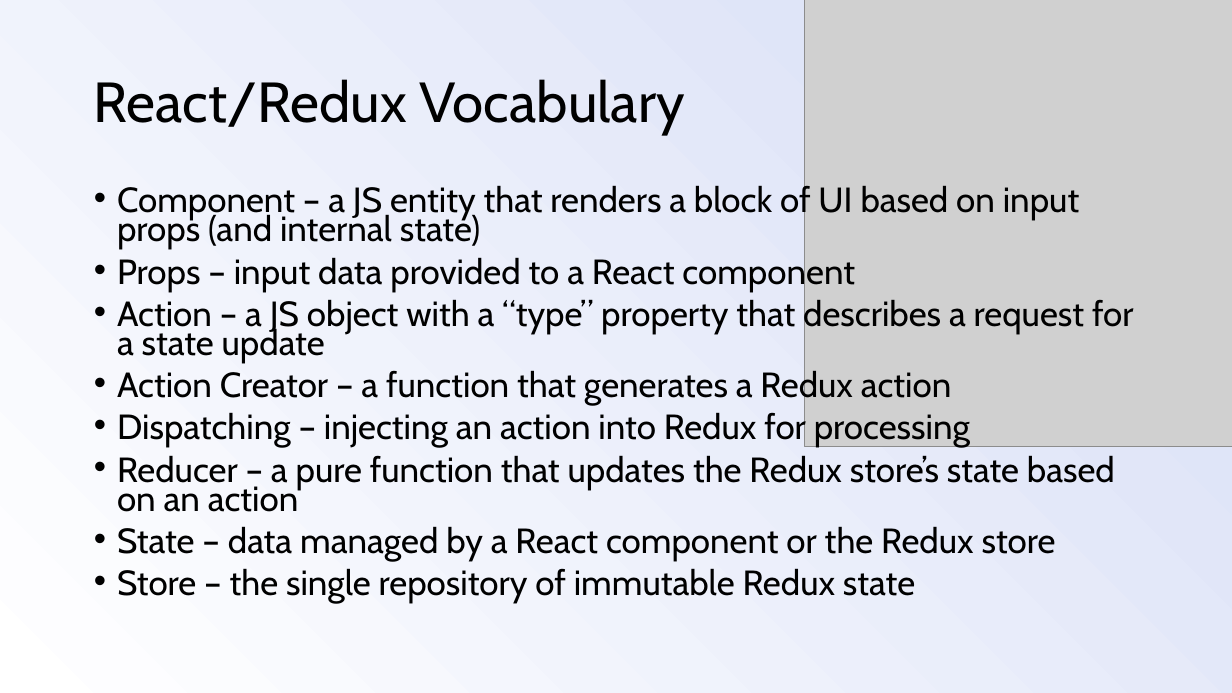
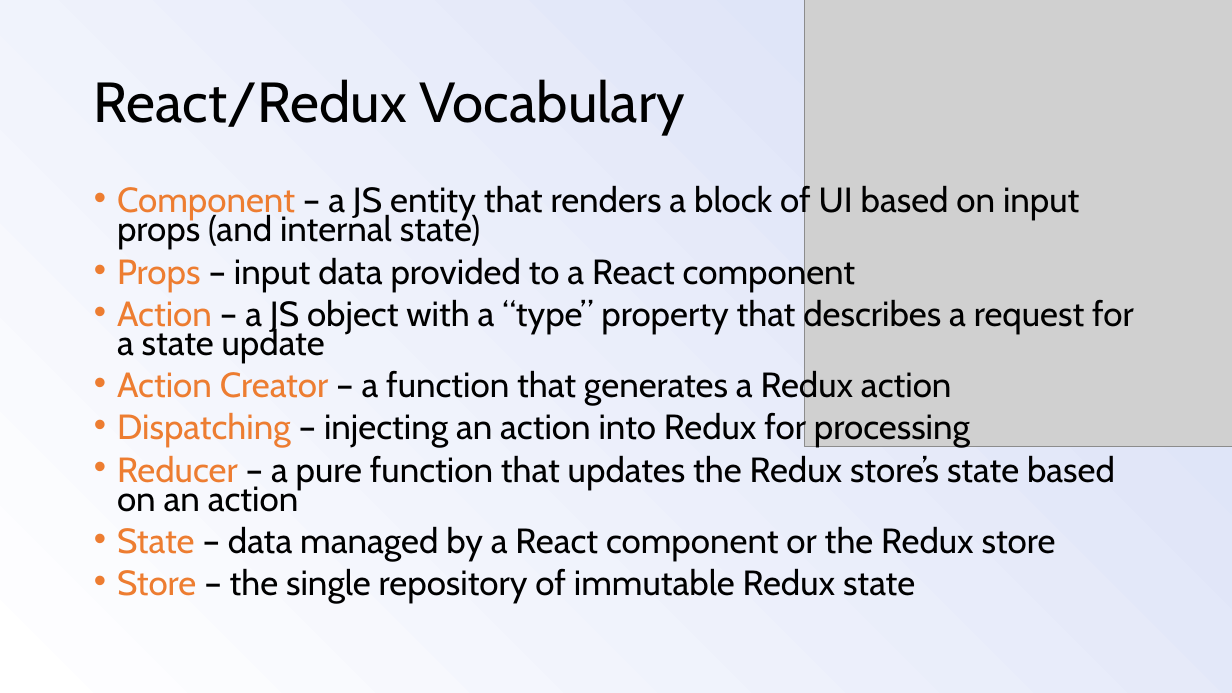
Before and after one commit to mlwigdahl/react-redux-presentation, a slide deck: slide 13 of react-redux-presentation.pptx (slide 14 before the commit). Drawn at 1232x693 pixels with LibreOffice and Linux fonts; fonts in the diff are those of the drawing; grey boxes stand for pictures. Boxes give left, top, right and bottom in pixels: in the first picture for what was removed or moved away, otherwise in the second. Text is boxed around its words. In the diff, an @@ line names an element or a change of style, - is before the commit and + after.

Commit message:
formatting of demos and minor presentation changes

```diff
--- a/react-redux-presentation.pptx
+++ b/react-redux-presentation.pptx
@@ text "Component – a JS entity ..." at (117,183,1134,603): text colour #000000 to #ED7D31 in "Component", "Props", "Action", "Action Creator" and 4 more places @@
```
Also in this commit, not shown: 3 other slides changed, 1 slide removed, 5 other files.
